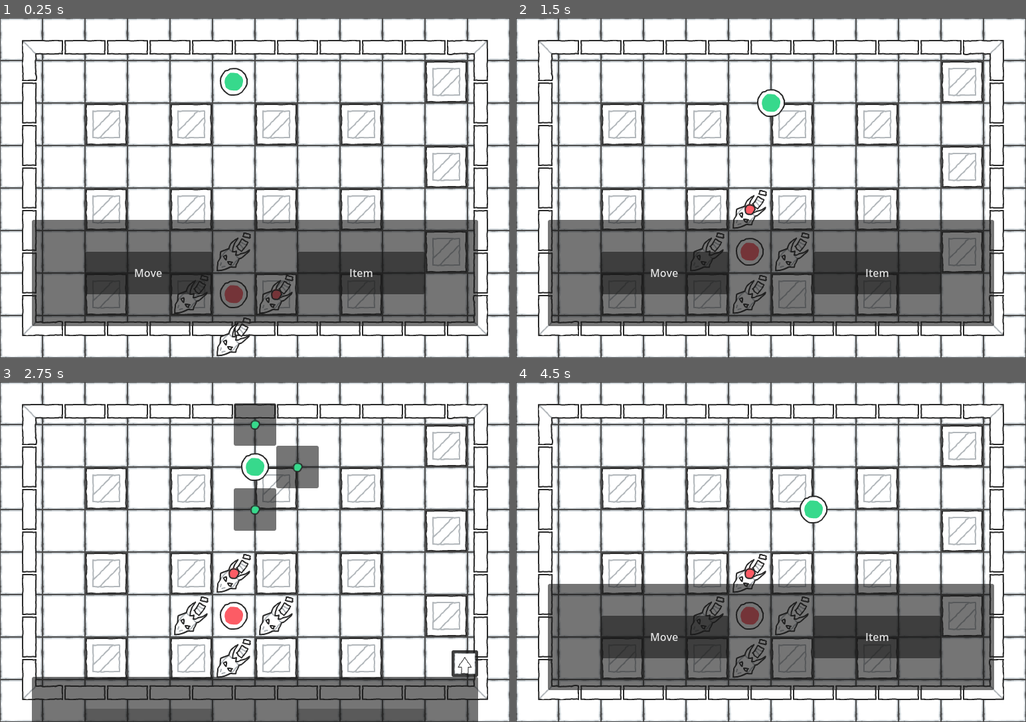
Above: before the commit, frames 1-4 (two rows, left to right).
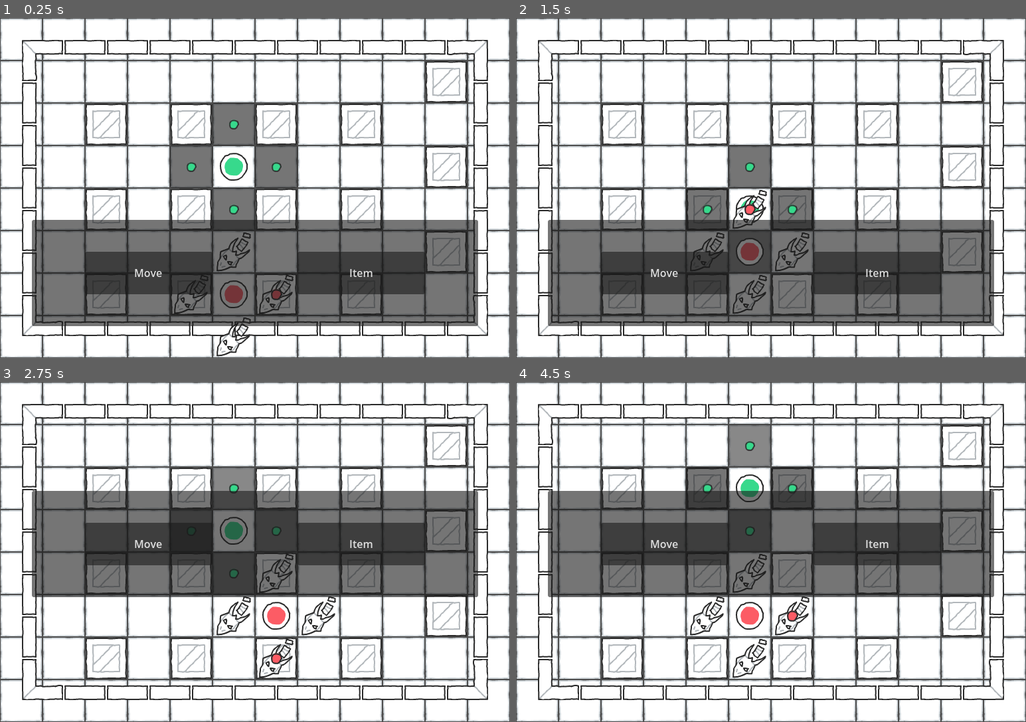
Above: after the commit, the same moments.

Repository: MagicOwl-Games/programmatura-definitive
Game: Godot game, scene res://Root.tscn
Same seed, same stepped clock (60 frames per second), same inputs: the game is played once before the commit and once after it.
Inputs (mouse positions are in pixels of both pictures, inside the frame that each line leads up to; where the layout moved, square brackets give the same spot in the first picture):
- Up to frame 1 (0.25 s): no input
- Up to frame 2 (1.5 s): click "Move" at 0.5 s; click (750, 208) [750, 123] at 1.25 s
- Up to frame 3 (2.75 s): click (234, 531) [147, 637] at 2 s
- Up to frame 4 (4.5 s): click (791, 531) [811, 467] at 2.75 s; click (709, 531) [663, 637] at 3.5 s; click (750, 487) [791, 446] at 4.25 s

The runs differ from the first frame. In frame 1, 4.6% of the frame differs, in the area x 33-59%, y 14-63%; in frame 2, 3.8%; in frame 3, 42%; in frame 4, 48%, in the area x 6-94%, y 12-91%.
Error after the commit: Invalid assignment of property or key 'visible' with value of type 'bool' on a base object of type 'null instance'. (res://scripts/player.gd:39)

Commit message:
fix: movement fixed, but collision detect kinda stop working again

Diff:
--- a/scenes/Player.tscn
+++ b/scenes/Player.tscn
@@ -50,7 +50,6 @@
 offset_top = -96.0
 offset_right = 32.0
 offset_bottom = -32.0
-pivot_offset = Vector2(32, 32)
 icon = ExtResource("3_3li8b")
 expand_icon = true
 
@@ -60,7 +59,6 @@
 offset_top = 32.0
 offset_right = 32.0
 offset_bottom = 96.0
-pivot_offset = Vector2(32, 32)
 icon = ExtResource("3_3li8b")
 expand_icon = true
 
@@ -70,7 +68,6 @@
 offset_top = -32.0
 offset_right = -32.0
 offset_bottom = 32.0
-pivot_offset = Vector2(32, 32)
 icon = ExtResource("3_3li8b")
 expand_icon = true
 
@@ -80,7 +77,6 @@
 offset_top = -32.0
 offset_right = 96.0
 offset_bottom = 32.0
-pivot_offset = Vector2(32, 32)
 icon = ExtResource("3_3li8b")
 expand_icon = true
 
--- a/scenes/stages/StageOne.tscn
+++ b/scenes/stages/StageOne.tscn
@@ -1732,7 +1732,7 @@
 shape = SubResource("RectangleShape2D_bwxsa")
 
 [node name="Player" parent="." unique_id=1170735177 instance=ExtResource("2_sxmrw")]
-position = Vector2(352, 96)
+position = Vector2(352, 224)
 
 [node name="Enemy" parent="." unique_id=1794450006 instance=ExtResource("3_fceun")]
 position = Vector2(352, 416)
--- a/scripts/player.gd
+++ b/scripts/player.gd
@@ -8,10 +8,10 @@
 @onready var right_raycast: RayCast2D = $MovementArea/RightRayCast2D;
 
 # MOVE BUTTONS
-@onready var up_button: Button = $UI/UpButton;
-@onready var down_button: Button = $UI/DownButton;
-@onready var left_button: Button = $UI/LeftButton;
-@onready var right_button: Button = $UI/RightButton;
+@onready var up_button: Button = $UpButton;
+@onready var down_button: Button = $DownButton;
+@onready var left_button: Button = $LeftButton;
+@onready var right_button: Button = $RightButton;
 
 # TODO:
 # - the player can get power ups from items, such as double turn or a bigger
@@ -53,7 +53,10 @@
 
 func _on_move_button_pressed(node_path: String) -> void:
 	var button: Button = get_node(node_path);
-	var position_to_move: Vector2 = button.pivot_offset;
+	# FIX: Vector2(32, 32) is added here because the buttons' position is based
+	#on the top-left corner of the node. Find a way to use the center of the node
+	#as a reference to remove this calculation;
+	var position_to_move: Vector2 = button.position + Vector2(32, 32);
 	position += position_to_move;
 	TurnManager.is_moving_enemies_signal.emit();
 	TurnManager.is_moving_player_signal.emit(false);
